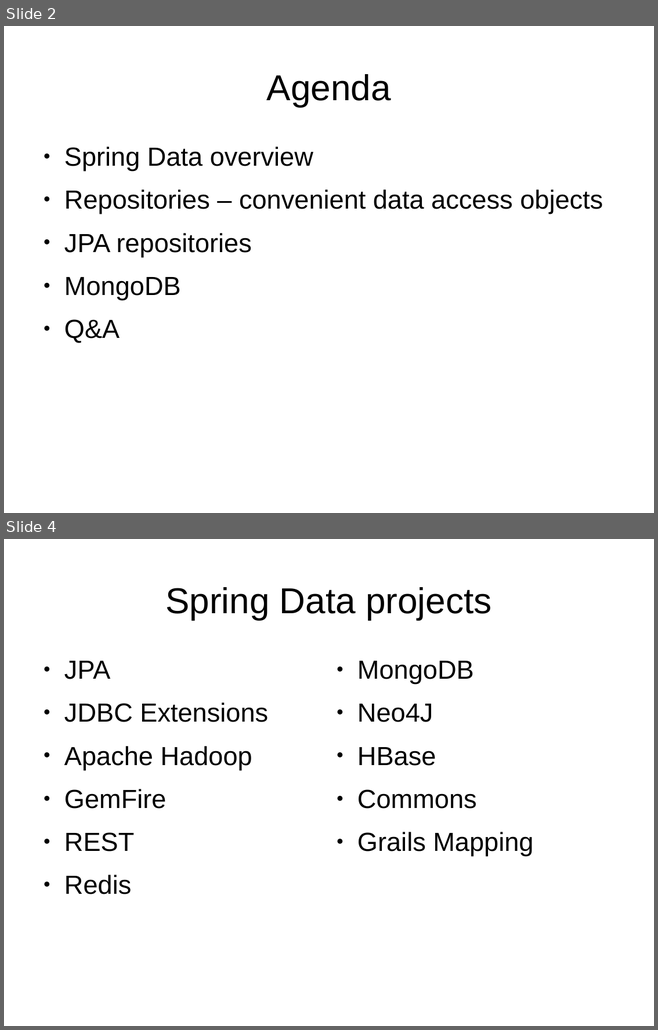
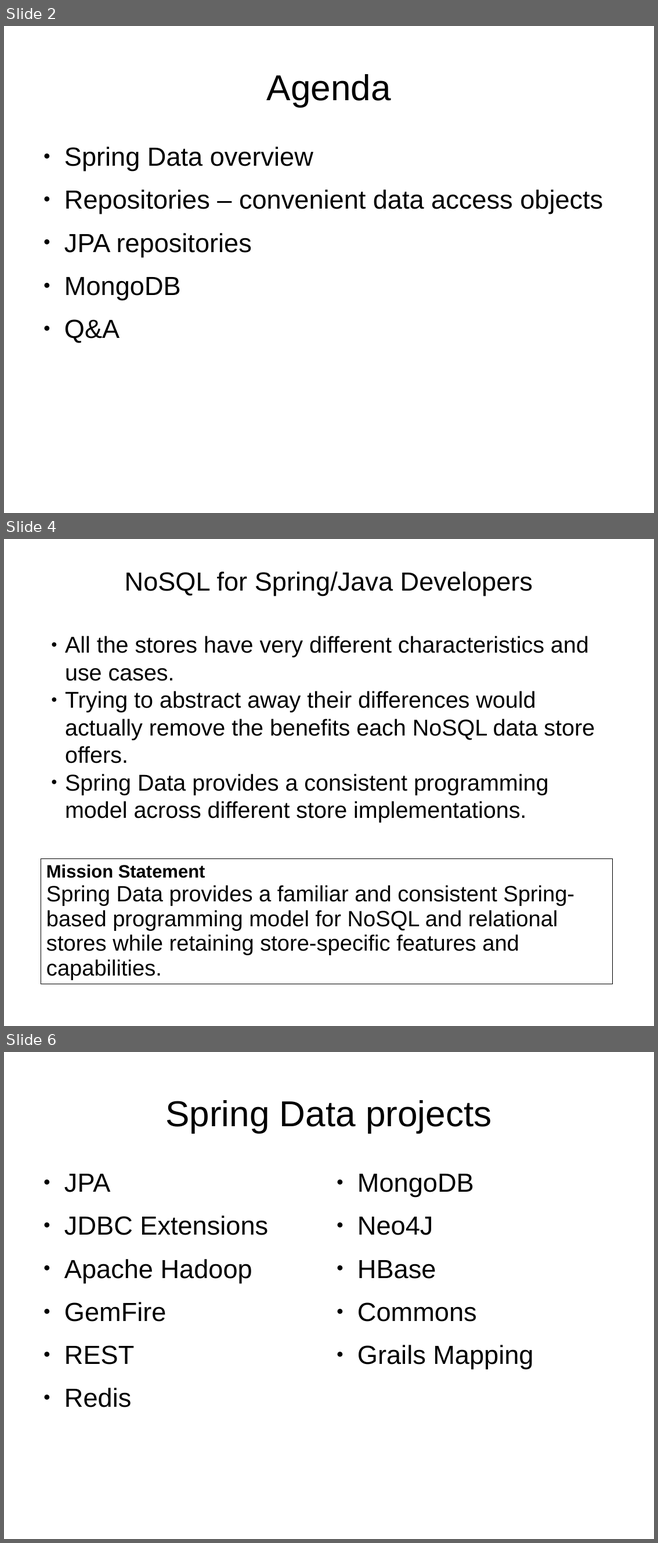
Before and after one commit to martinicr/spring-data-tech-talk, a slide deck: spring-data-mongodb.odp. Shown one above the other, each under a label of ours: slides 2 and 4 before the commit, slides 2, 4 and 6 after it; the slides between them are not shown. The pictures are 658x1030 and 658x1543 pixels, drawn with LibreOffice and Linux fonts; fonts in the diff are those of the drawing. Boxes give left, top, right and bottom in pixels: in the first picture for what was removed or moved away, otherwise in the second. Text is boxed around its words. In the diff, an @@ line names an element or a change of style, - is before the commit and + after.

Commit message:
Adding Spring Data Overview/features

```diff
--- a/spring-data-mongodb.odp
+++ b/spring-data-mongodb.odp
@@ slide 4 added at <box>4,539,654,1026</box>, background #FFFFFF @@
@@ title added at <box>125,571,532,596</box>, 32 pt, text #000000 @@
+NoSQL for Spring/Java Developers
@@ text added at <box>65,636,594,823</box>, 28 pt, text #000000 @@
+● All the stores have very different characteristics and use cases.
+● Trying to abstract away their differences would actually remove the benefits each NoSQL data store offers.
+● Spring Data provides a consistent programming model across different store implementations.
@@ table added at <box>41,859,612,983</box>, 1 rows, 1 columns @@
+Mission Statement / Spring Data provides a familiar and consistent Spring-based programming model for NoSQL and relational stores while retaining store-specific features and capabilities.
@@ what was slide 4 is now slide 6 @@
```
Also in this commit, not shown: 1 slide changed, 2 other slides added, 2 slides removed, 1 other file.
